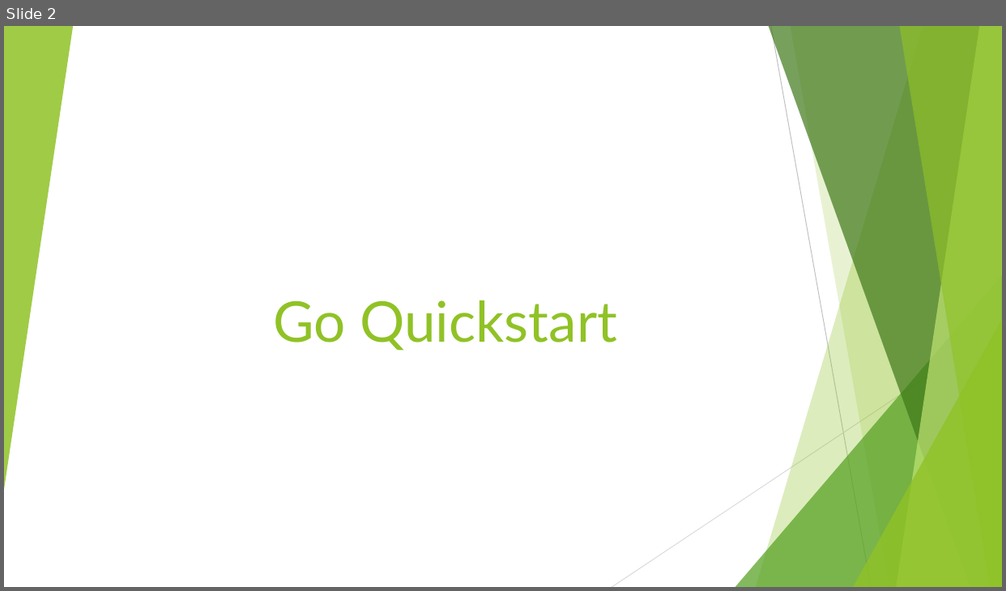
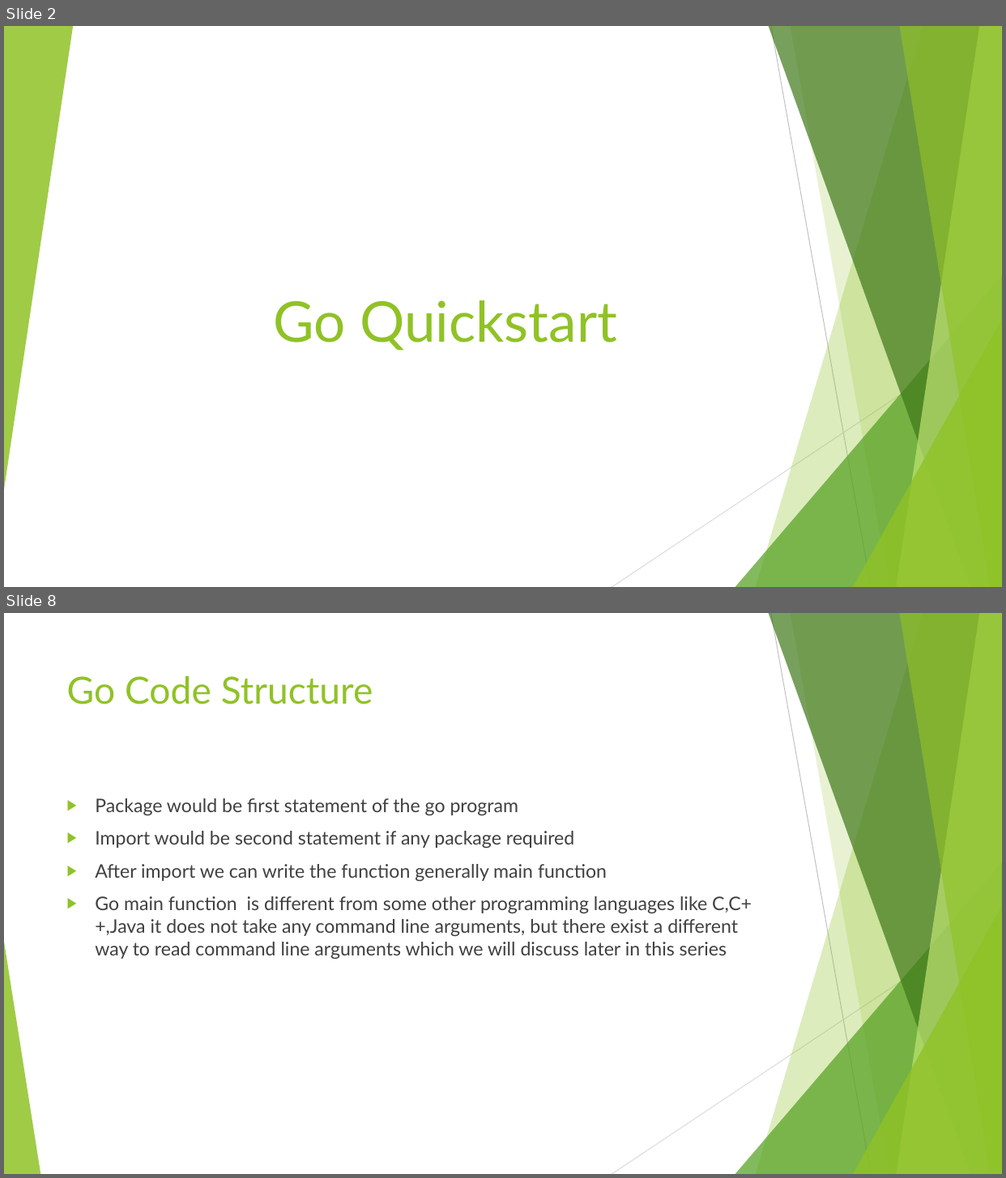
Before and after one commit to vivekdubeydeveloper/goquickstart, a slide deck: goquickstart.pptx. Shown one above the other, each under a label of ours: slide 2 before the commit, slides 2 and 8 after it; the slides between them are not shown. The pictures are 1006x591 and 1006x1178 pixels, drawn with LibreOffice and Linux fonts; fonts in the diff are those of the drawing. Boxes give left, top, right and bottom in pixels: in the first picture for what was removed or moved away, otherwise in the second. Text is boxed around its words. In the diff, an @@ line names an element or a change of style, - is before the commit and + after.

```diff
--- a/goquickstart.pptx
+++ b/goquickstart.pptx
@@ slide 8 added at [4, 613, 1002, 1174], background #FFFFFF; not listed: 9 template elements that a slide beside it also shows @@
@@ title added at [67, 676, 373, 705], 36 pt, text #90C226 @@
+Go Code Structure
@@ text added at [95, 798, 752, 959], 18 pt, text #404040 @@
+▶ Package would be first statement of the go program
+▶ Import would be second statement if any package required
+▶ After import we can write the function generally main function
+▶ Go main function is different from some other programming languages like C,C++,Java it does not take any command line arguments, but there exist a different way to read command line arguments which we will discuss later in this series
@@ triangle added at [4, 942, 40, 1174], fill #90C226 at 85% opacity @@
```
Also in this commit, not shown: 2 slides changed, 4 other slides added, 3 other files.
